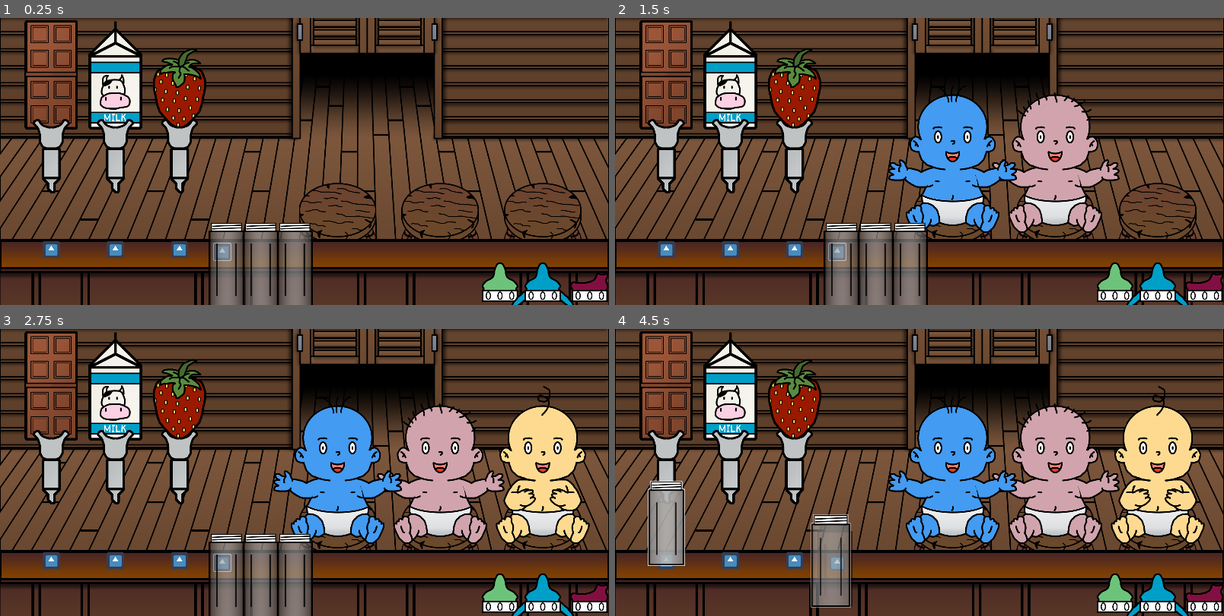
Above: before the commit, frames 1-4 (two rows, left to right).
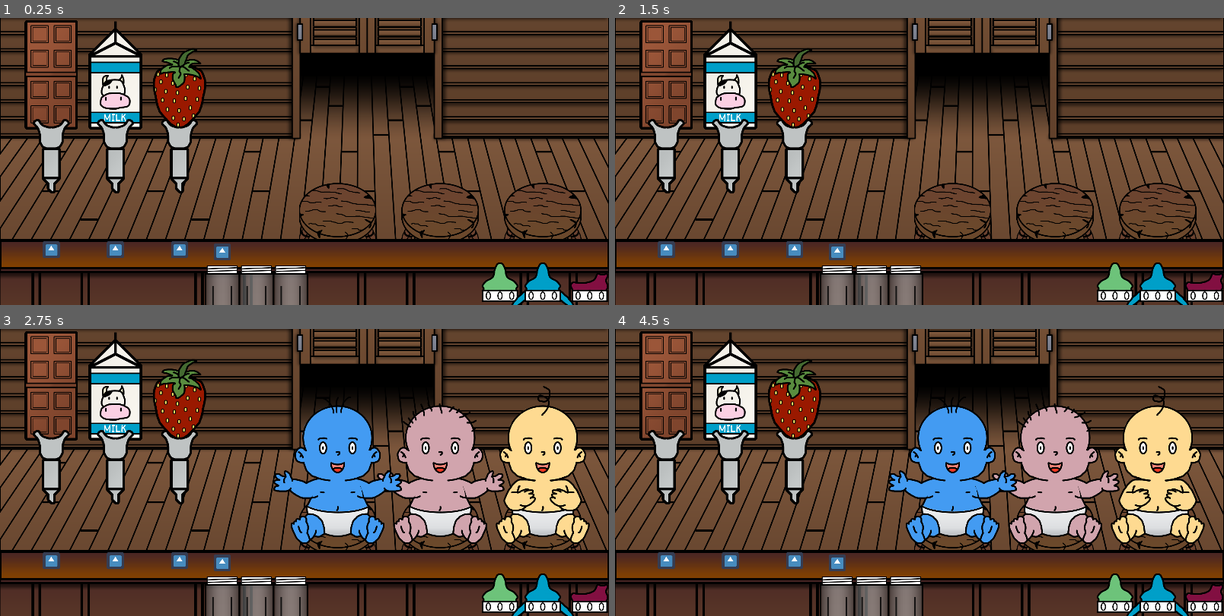
Above: after the commit, the same moments.

Repository: Gravedigger7789/little-willys-milk-bar
Game: Godot game, scene res://World.tscn
Two runs of this game, one before a commit and one after it. Both use one fixed random seed, a clock stepped at 60 frames per second and the inputs below. The engine's default icon, where the game draws it, is replaced by a stand-in: a white triangle on a blue panel in a dark square.
Inputs (mouse positions are in pixels of both pictures, inside the frame that each line leads up to):
- Up to frame 1 (0.25 s): no input
- Up to frame 2 (1.5 s): tap Enter at 0.5 s; drag from (663, 86) to (663, 250) at 0.52 s; tap Space at 1.25 s; drag from (730, 86) to (663, 250) at 1.27 s
- Up to frame 3 (2.75 s): move the mouse to (176, 397) at 2.02 s; press the mouse at (176, 397) at 2.03 s
- Up to frame 4 (4.5 s): release the mouse at (791, 397) at 2.75 s; drag from (907, 575) to (663, 561) at 2.77 s; drag from (840, 575) to (663, 509) at 3.52 s; drag from (876, 575) to (663, 509) at 4.27 s

The runs differ from the first frame. In frame 1, 3.6% of the frame differs, in the area x 33-52%, y 71-100%; in frame 2, 15%, in the area x 33-83%, y 25-100%; in frame 3, 3.6%; in frame 4, 5.3%.

Commit message:
Fixed position

Diff:
--- a/World.tscn
+++ b/World.tscn
@@ -68,13 +68,13 @@
 [node name="Bottles" type="Node2D" parent="."]
 
 [node name="Bottle" parent="Bottles" instance=ExtResource( 1 )]
-position = Vector2( 1104, 928 )
+position = Vector2( 1088, 1088 )
 
 [node name="Bottle2" parent="Bottles" instance=ExtResource( 1 )]
-position = Vector2( 848, 928 )
+position = Vector2( 832, 1088 )
 
 [node name="Bottle3" parent="Bottles" instance=ExtResource( 1 )]
-position = Vector2( 976, 928 )
+position = Vector2( 960, 1088 )
 
 [node name="BottleCaps" type="Node2D" parent="."]
 
--- a/src/Objects/BabySpawner.gd
+++ b/src/Objects/BabySpawner.gd
@@ -9,7 +9,7 @@
 
 # Called when the node enters the scene tree for the first time.
 func _ready() -> void:
-	spawn_timer.start(rand_range(0.25, 5.0))
+	spawn_timer.start(rand_range(1, 5.0))
 
 
 func _on_SpawnTimer_timeout() -> void:
